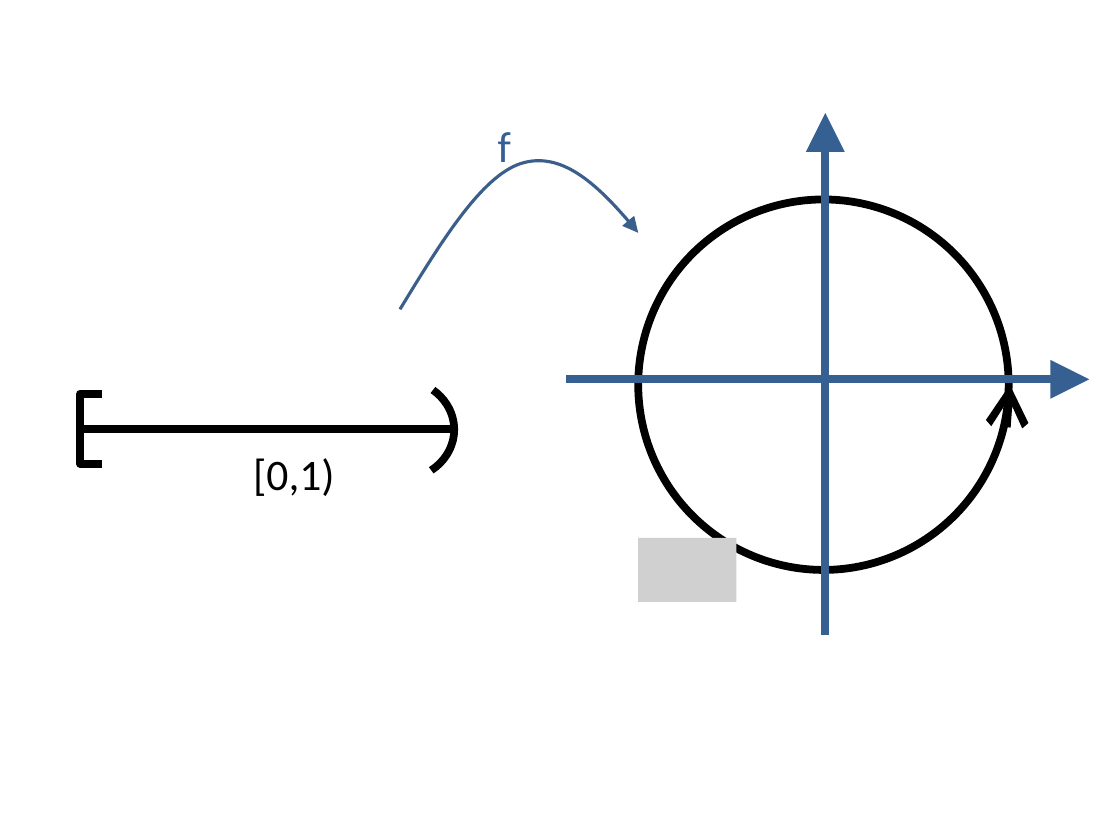
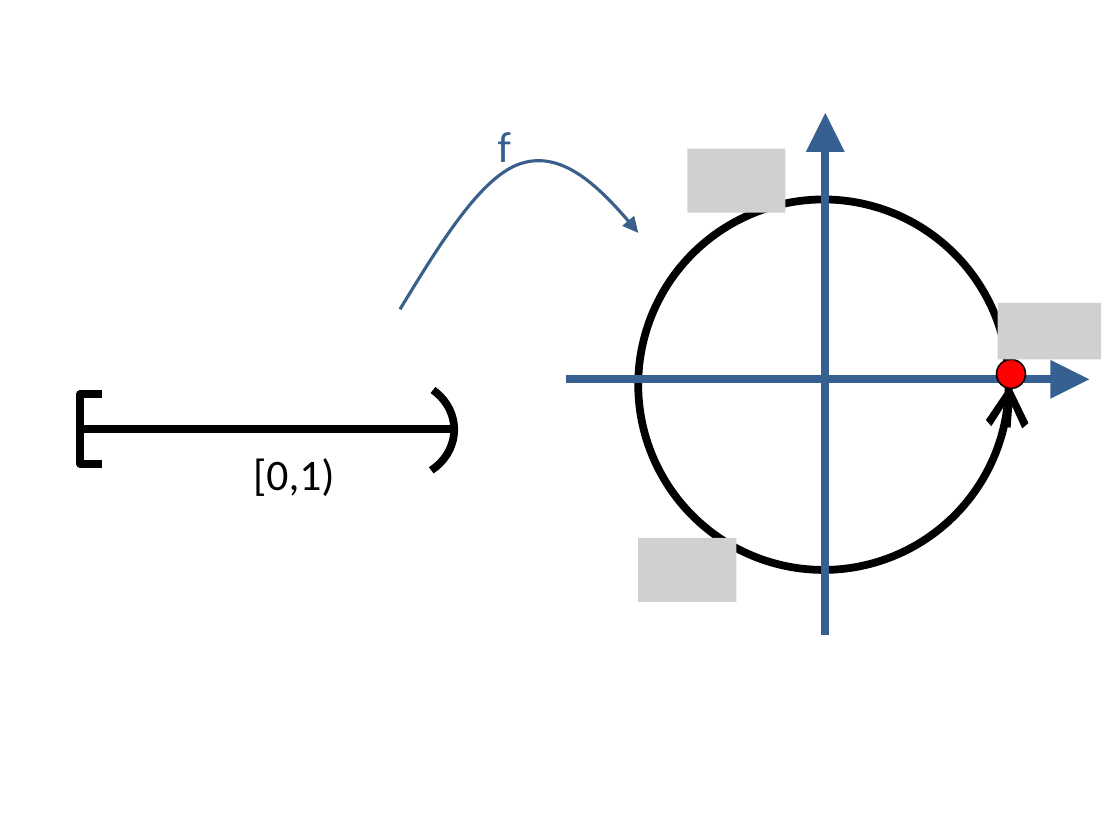
Before and after one commit to lutteropp/GeoTopo, a slide deck: slide 19 of images/Bilder.pptx. Drawn at 1120x840 pixels with LibreOffice and Linux fonts; fonts in the diff are those of the drawing; grey boxes stand for pictures. Boxes give left, top, right and bottom in pixels: in the first picture for what was removed or moved away, otherwise in the second. Text is boxed around its words. In the diff, an @@ line names an element or a change of style, - is before the commit and + after.

```diff
--- a/images/Bilder.pptx
+++ b/images/Bilder.pptx
@@ picture added at <box>688,149,786,213</box> @@
@@ picture added at <box>998,302,1101,358</box> @@
@@ ellipse added at <box>997,360,1026,389</box>, fill #FF0000, outline #000000 1 pt @@
```
Also in this commit, not shown: 5 slides added, 14 other files.
